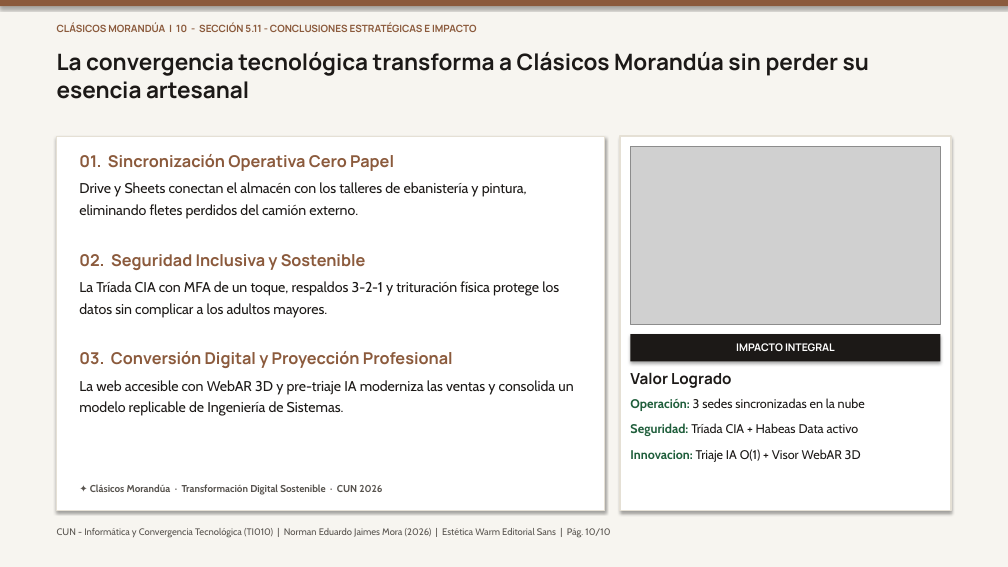
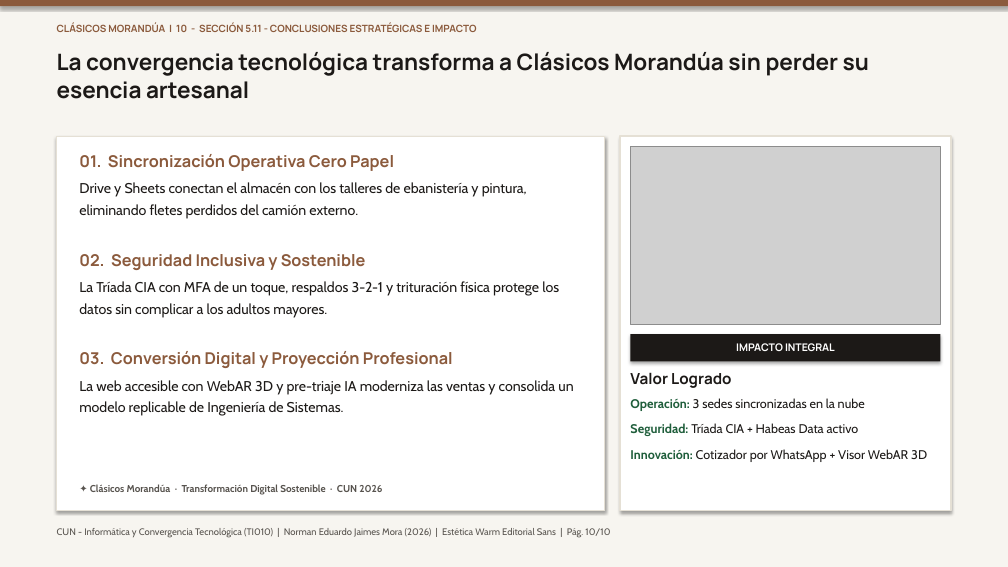
Before and after one commit to TheNormanJames/CUN-Informatica-y-convergencia, a slide deck: slide 10 of docs/ProyectoFinal_Norman_Jaimes.pptx. Drawn at 1008x567 pixels with LibreOffice and Linux fonts; fonts in the diff are those of the drawing; grey boxes stand for pictures. Boxes give left, top, right and bottom in pixels: in the first picture for what was removed or moved away, otherwise in the second. Text is boxed around its words. In the diff, an @@ line names an element or a change of style, - is before the commit and + after.

Commit message:
feat(aca): depuración editorial completa conforme a rúbrica y retroalimentación docente
- Web: eliminación total de números de sección y terminología académica interna en UI; flujos naturales hacia WhatsApp
- Docx/PDF: notas de figuras depuradas bajo APA 7 estricto (sin marcadores de plantilla ni rutas internas); humanización pedagógica de Secciones 5.5 y 5.9
- Diapositivas/PDF: tipografía 100% sans-serif (Outfit + Plus Jakarta Sans), eliminación de notaciones O(1) y LaTeX, balance visual sin vacíos
- Ortografía y Gramática: acentuación rigurosa y preservación estricta de 'n' en términos etimológicos (booleanos, bogotanos, artesanos, planos)
- QA automatizado: 100% de pruebas pasando en Node.js y verificador adversarial

```diff
--- a/docs/ProyectoFinal_Norman_Jaimes.pptx
+++ b/docs/ProyectoFinal_Norman_Jaimes.pptx
@@ text at (630, 449, 927, 462): text changed @@
-Innovacion: Triaje IA O(1) + Visor WebAR 3D
+Innovación: Cotizador por WhatsApp + Visor WebAR 3D
```
Also in this commit, not shown: 7 other slides changed, 7 other files.
